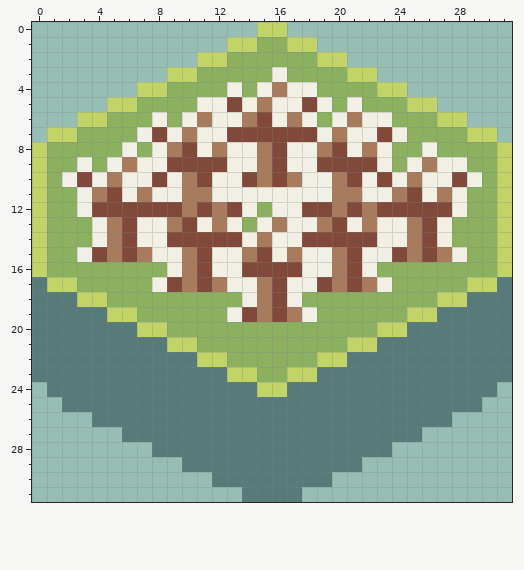
Two states of a pixel-art file, Assets/Sprites/Deforested.aseprite. The first picture shows the starting point.
32x32 pixels, 1 frame.
The result:
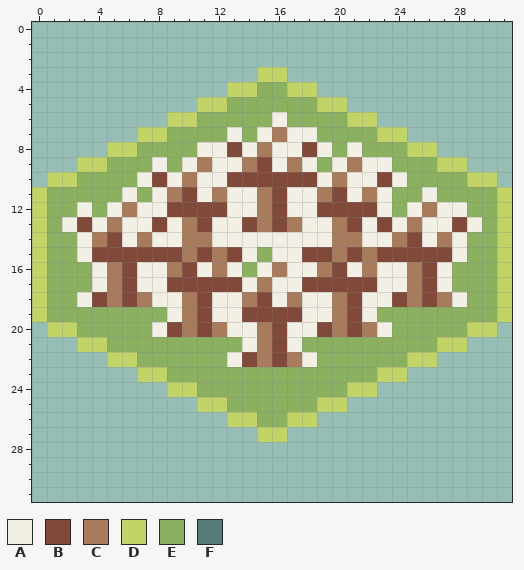
Palette (. is transparent): A #f2f0e5  B #80493a  C #a77b5b  D #c2d368  E #8ab060  F #567b79
Changes in this commit:
Changed rows in their new state; - is an unchanged pixel.
first column x 0:
 0 ---------------..---------------
 1 -------------......-------------
 2 -----------..........-----------
 3 ---------......DD......---------
 4 -------......DDEEDD......-------
 5 -----......DDEEEEEEDD......-----
 6 ---......DDEEEEE-EE-EDD......---
 7 -......DDEEEEAEACAAEEEEDD......-
 8 .....DD-EEE-AB--A-BAE-EE-DD.....
 9 ...DDEEE-EACA-CBAC-EACA--EEDD...
10 .DDEEEE----A-B-B-BB--A---EEEEDD.
11 ---EEE-E-CBAC--CB--CBAC-EE-EE---
12 ----EACAA-B-BA-CB-A-B-BAEACA----
13 --AB--A-BACBA-BCBC-ACBAB--A-BA--
14 ---ACBAC-ACCAA-A--AACCA-CBACA---
15 -----B-BBB--CBAE-ABB--CB-B-B----
16 ----ACBAACBAC-EACA-CBACAACBA----
17 DEE-ACBA--B-BB--A-B-B-B-ACBA-EED
18 DEEABCBCAACBAACBACAACBAABCBCAEED
19 DEEEEEE--ACBA--B-B-ACBA--EEEEEED
20 .DDEEEEEABCBCAACBAABCBCAEEEEEDD.
21 ...DDEEEEEE---ACBA---EEEEEEDD...
22 .....DDEEEEEEABCBCAEEEEEEDD.....
23 .......DDEEEEEE--EEEEEEDD.......
24 -........DDEEEEEEEEEEDD........-
25 --.........DDEEEEEEDD.........--
26 ----.........DDEEDD.........----
27 ------.........DD.........------
28 --------................--------
29 ----------............----------
30 ------------........------------
31 --------------....--------------
